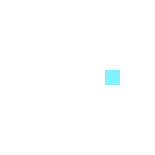
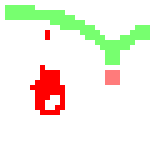
Layered file, before and after one edit (155×155). Changes by layer:
added layer "Lifesteal" in group "Icons" over [30,30,100,115]
showed "Centromere, Light Red" over [105,70,120,85]
hid "Centromere, Cyan" over [105,70,120,85]
showed "Upper Chromatid, Green" over [5,5,150,65]
